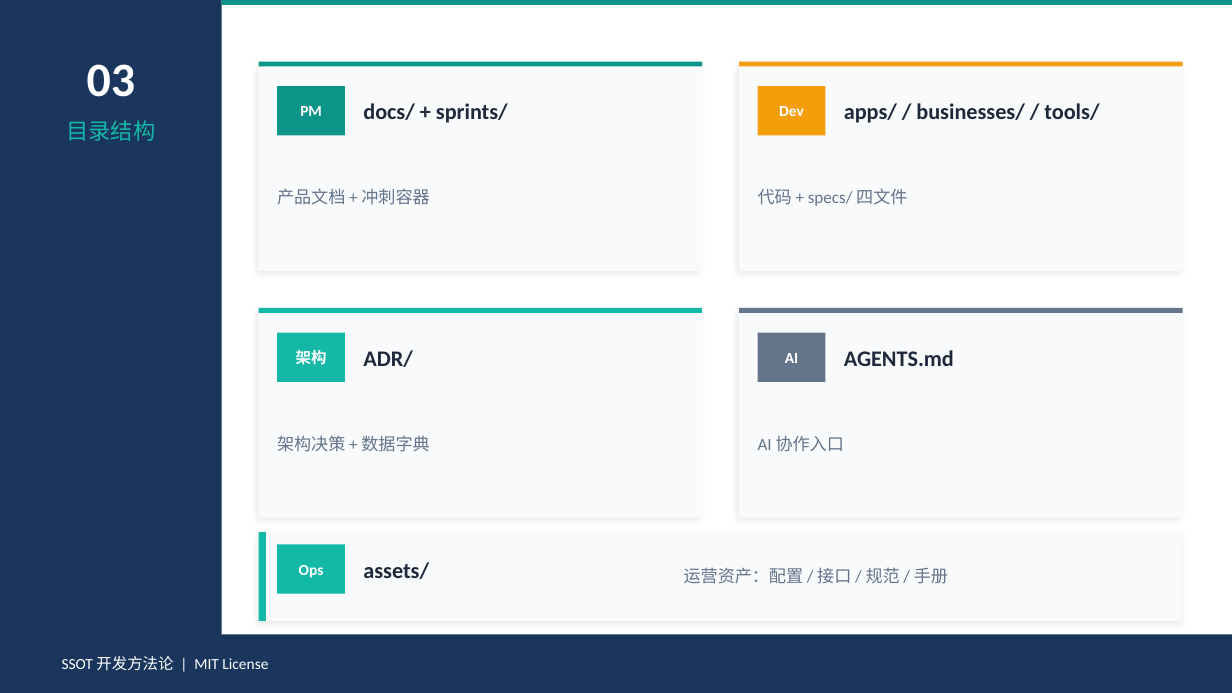
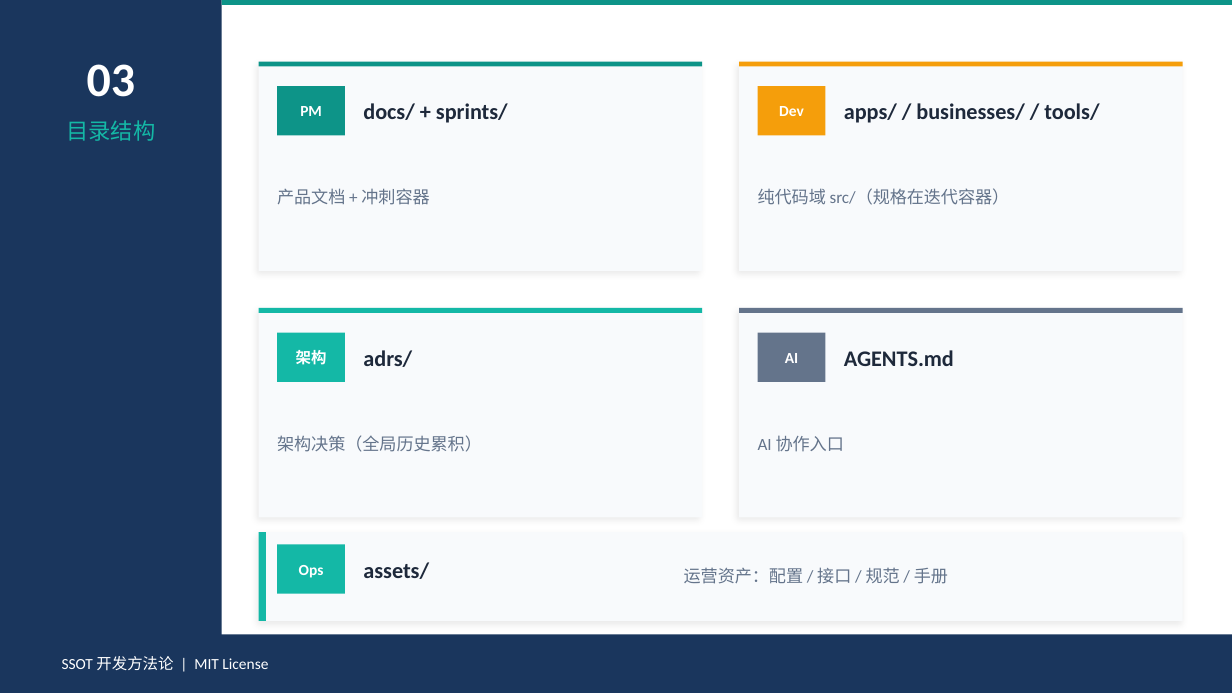
Before and after one commit to Toketec/SpecRocket, a slide deck: slide 4 of SSOT-开发方法论-培训.pptx. Drawn at 1232x693 pixels with LibreOffice and Linux fonts; fonts in the diff are those of the drawing. Boxes give left, top, right and bottom in pixels: in the first picture for what was removed or moved away, otherwise in the second. Text is boxed around its words. In the diff, an @@ line names an element or a change of style, - is before the commit and + after.

Commit message:
feat: SpecRocket v3.0.0 结构升级 — sprints 顶层迭代容器(含 docs+specs) / adrs / 规格归迭代 / 白皮书
- sprints/sp-NNN-名称/ 迭代容器：docs/(PM 产品设计) + specs/(Dev 技术规格，多 spec 共同促成一次迭代)
- adrs/adr-NNN-名称 全局架构决策（不随 sprint 走）
- apps/businesses/tools 回归纯代码域（删 specs/）
- docs/ 新增 whitepaper.md
- 命名全小写连字符：sp-/spec-/adr-
- 规格拆分原则：解耦 + 提升 token 利用率，不刻意多拆
- migrate v3.0：转移→收敛→保留→删除，零残留
- 四文件同步：SKILL/AGENTS/CLAUDE/README 中英 + PPT 16 处更新

```diff
--- a/SSOT-开发方法论-培训.pptx
+++ b/SSOT-开发方法论-培训.pptx
@@ text at (758, 188, 1010, 205): text changed @@
-代码 + specs/ 四文件
+纯代码域 src/（规格在迭代容器）
@@ text at (363, 350, 412, 367): text changed @@
-ADR/
+adrs/
@@ text at (277, 435, 482, 452): text changed @@
-架构决策 + 数据字典
+架构决策（全局历史累积）
```
Also in this commit, not shown: 6 other slides changed, 36 other files.
